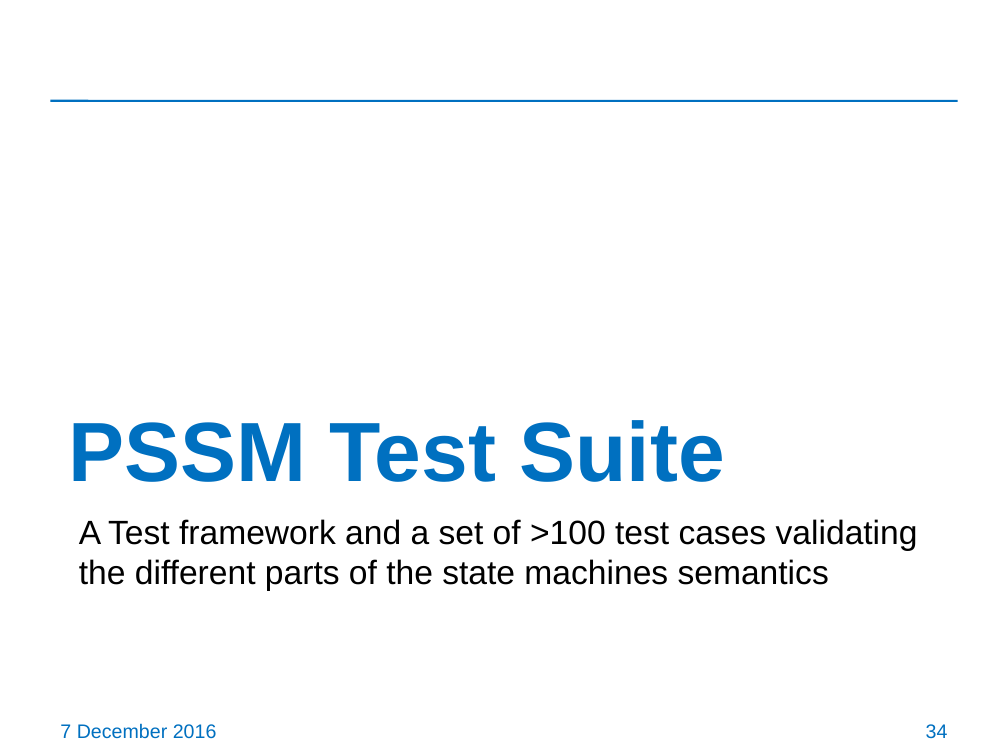
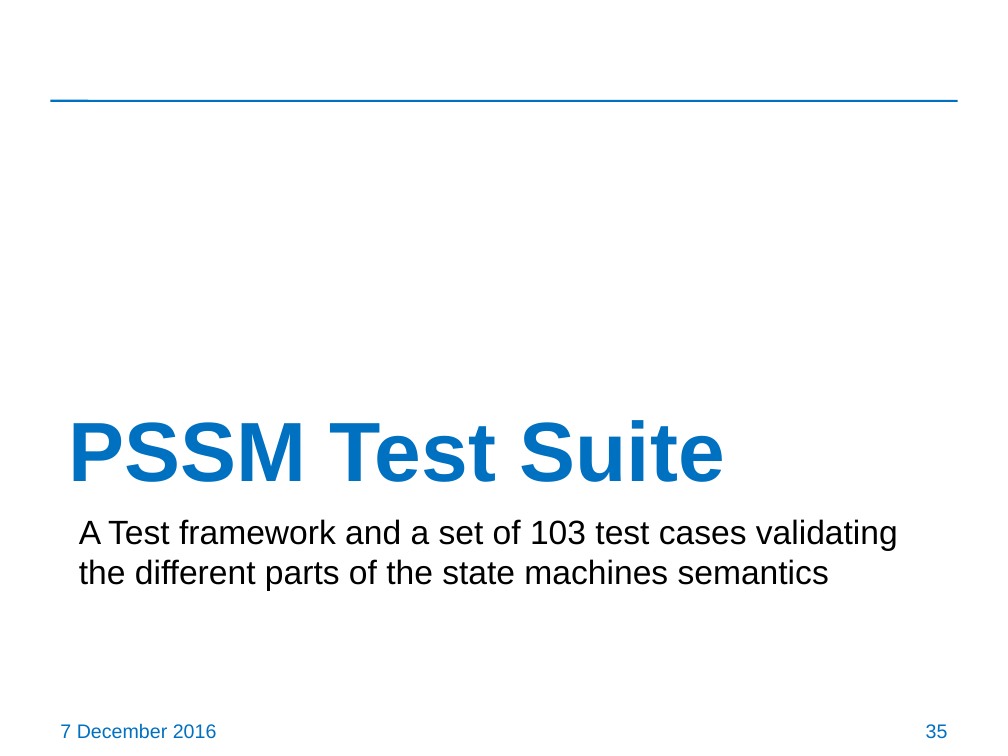
Before and after one commit to ModelDriven/PSSM, a slide deck: slide 35 of Presentations/20161207-Coronado-Meeting/PSSM-revised-submission.pptx (slide 34 before the commit). Drawn at 1008x756 pixels with LibreOffice and Linux fonts; fonts in the diff are those of the drawing. Boxes give left, top, right and bottom in pixels: in the first picture for what was removed or moved away, otherwise in the second. Text is boxed around its words. In the diff, an @@ line names an element or a change of style, - is before the commit and + after.

```diff
--- a/Presentations/20161207-Coronado-Meeting/PSSM-revised-submission.pptx
+++ b/Presentations/20161207-Coronado-Meeting/PSSM-revised-submission.pptx
@@ text at (79,519,898,591): text changed @@
-A Test framework and a set of >100 test cases validating the different parts of the state machines semantics
+A Test framework and a set of 103 test cases validating the different parts of the state machines semantics
@@ page number at (926,724,948,739): text changed @@
-34
+35
```
Also in this commit, not shown: 2 other slides changed, 1 slide added.
